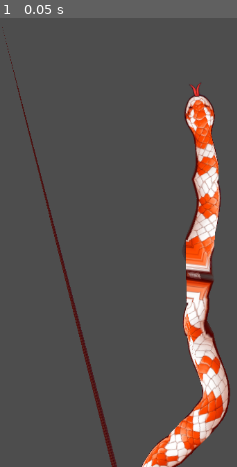
Above: before the commit, frame 1.
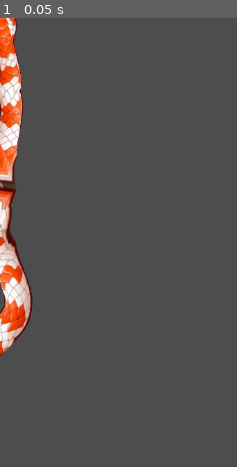
Above: after the commit, the same moment.

Repository: abody2k/snake-and-the-ladder
Game: Godot game, scene res://scenes/snake.tscn
Two runs of this game, one before a commit and one after it. Both use one fixed random seed, a clock stepped at 60 frames per second and the inputs below. The project has no main scene, so this scene is started directly.
Inputs:
- Up to frame 1 (0.05 s): no input

The runs differ from the first frame. In frame 1, 17% of the frame differs, in the area x 0-98%, y 0-100%.

Commit message:
Updated the setupCurve script

Diff:
--- a/game/scenes/snake.tscn
+++ b/game/scenes/snake.tscn
@@ -1,11 +1,13 @@
 [gd_scene format=3 uid="uid://qbhdjl7b2q88"]
 
 [ext_resource type="Texture2D" uid="uid://bnlu1cxjgv3f" path="res://images/snake.png" id="1_a5f6l"]
+[ext_resource type="Script" uid="uid://n73l6fi1r041" path="res://scripts/snake.gd" id="1_yc36x"]
 
 [sub_resource type="SkeletonModificationStack2D" id="SkeletonModificationStack2D_yc36x"]
 enabled = true
 
 [node name="Skeleton2D" type="Node2D" unique_id=19517775]
+script = ExtResource("1_yc36x")
 
 [node name="body" type="Polygon2D" parent="." unique_id=1260279646]
 texture = ExtResource("1_a5f6l")
@@ -18,7 +20,7 @@
 modification_stack = SubResource("SkeletonModificationStack2D_yc36x")
 
 [node name="Head" type="Bone2D" parent="Skeleton2D" unique_id=189421639]
-position = Vector2(290, 128)
+position = Vector2(5, -3)
 rotation = 2.9961288
 rest = Transform2D(1, 0, 0, 1, 306, 317)
 
@@ -41,7 +43,7 @@
 [node name="Bone2D" type="Bone2D" parent="Skeleton2D/Head/Bone2D/Bone2D/Bone2D" unique_id=102396392]
 position = Vector2(1, -44)
 rotation = 0.9362133
-scale = Vector2(0.9999999, 0.9999999)
+scale = Vector2(0.9999998, 0.9999998)
 rest = Transform2D(1, 0, 0, 1, 1, -44)
 
 [node name="error" type="Bone2D" parent="Skeleton2D/Head/Bone2D/Bone2D/Bone2D/Bone2D" unique_id=1511488524]
--- a/game/scripts/snake.gd
+++ b/game/scripts/snake.gd
@@ -1 +1,7 @@
 extends Node2D
+
+
+func setupCurve(start: Vector3, ending:Vector3):
+
+	var distance = ending.distance_to(start)
+	var steps = distance/float($Skeleton2D/Head.get_child_count(true)-1)
